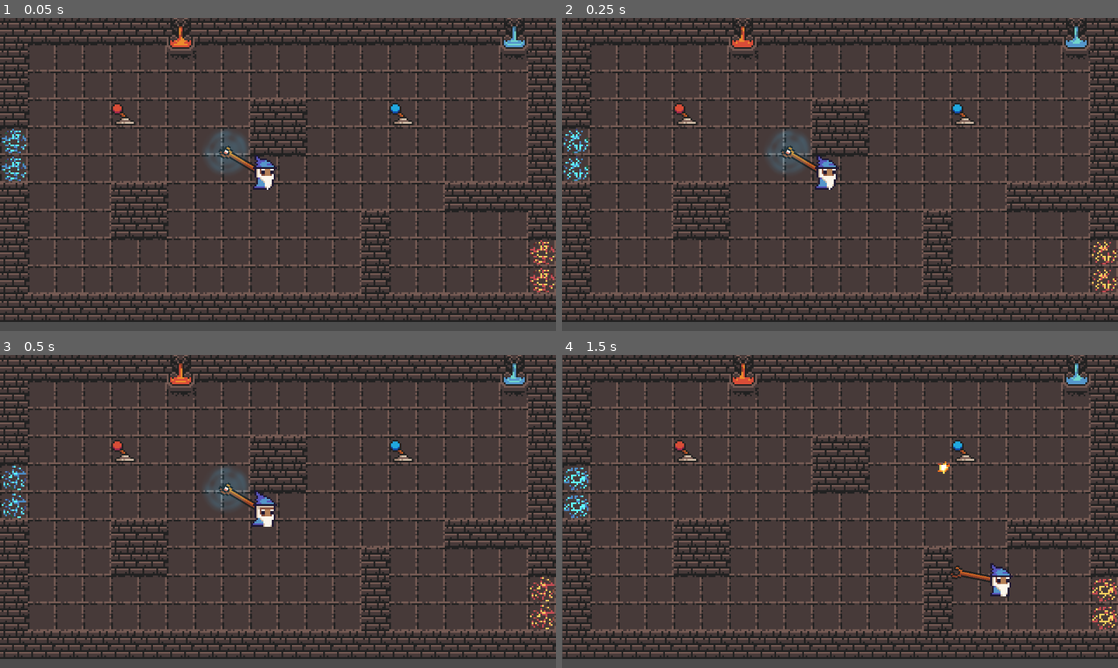
Above: before the commit, frames 1-4 (two rows, left to right).
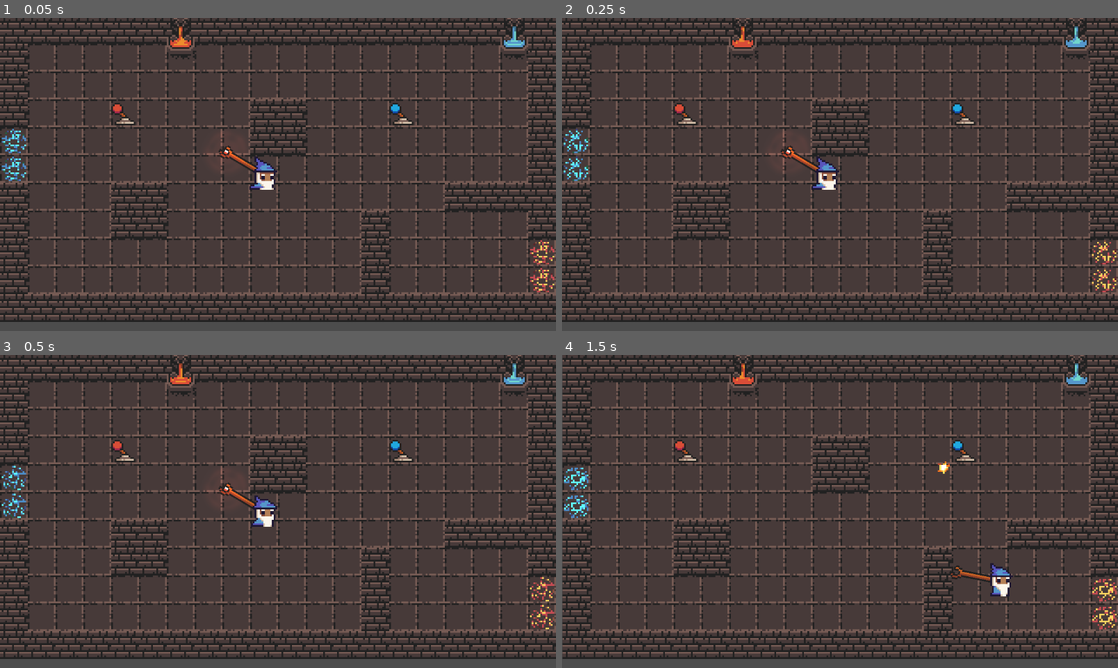
Above: after the commit, the same moments.

Repository: dsaltares/gmtk-2019
Game: Godot game, scene res://Playground_david.tscn
The game is run twice, just before and just after one commit, with the same random seed, the same clock (stepped at 60 frames per second) and the same inputs. This scene is started directly instead of the project's main scene.
Inputs (mouse positions are in pixels of both pictures, inside the frame that each line leads up to):
- Up to frame 1 (0.05 s): no input
- Up to frame 2 (0.25 s): no input
- Up to frame 3 (0.5 s): no input
- Up to frame 4 (1.5 s): move the mouse to (962, 495) at 0.52 s; hold Right (move_right) 0.53-1.28 s; click (962, 495) at 0.6 s; move the mouse to (728, 527) at 1.27 s; hold Down (move_down) from 1.28 s (still down); click (728, 527) at 1.35 s

The runs differ from the first frame. In frame 1, 0.7% of the frame differs, in the area x 36-50%, y 36-55%; in frame 2, 0.7%; in frame 3, 0.6%; in frame 4, nothing differs.

Commit message:
add player exited event in door

Diff:
--- a/game/Player.gd
+++ b/game/Player.gd
@@ -37,6 +37,7 @@
 	update_movement(delta)
 	update_weapon()
 	update_animation()
+	update_weapon_texture()
 
 
 func update_movement(delta):
--- a/game/Player.tscn
+++ b/game/Player.tscn
@@ -95,7 +95,7 @@
 position = Vector2( -0.184418, -5.16351 )
 frames = SubResource( 1 )
 animation = "idle"
-frame = 1
+frame = 3
 playing = true
 
 [node name="CollisionShape2D" type="CollisionShape2D" parent="."]
--- a/game/door/Door.gd
+++ b/game/door/Door.gd
@@ -5,6 +5,8 @@
 
 const red_spell = preload('res://door/red_spell.png')
 const blue_spell = preload('res://door/blue_spell.png')
+
+signal player_exited
 
 onready var shape = $CollisionShape2D
 
@@ -19,6 +21,8 @@
 	initial_mask = collision_mask
 	$Spell1/AnimationPlayer.play("idle")
 	$Spell2/AnimationPlayer.play("idle")
+
+	$Area2D.connect('body_entered', self, 'on_Area2D_body_entered')
 
 func set_open(value):
 	open = value
@@ -40,3 +44,7 @@
 
 	$Spell1/Sprite.texture = texture
 	$Spell2/Sprite.texture = texture
+
+func on_Area2D_body_entered(body):
+	if body.is_in_group('player'):
+		emit_signal('player_exited')
--- a/game/door/Door.tscn
+++ b/game/door/Door.tscn
@@ -64,6 +64,9 @@
 "values": [ 0, 1, 2, 3, 4, 5, 6, 7, 8, 9, 10, 11, 12, 13, 14 ]
 }
 
+[sub_resource type="RectangleShape2D" id=4]
+extents = Vector2( 3, 16 )
+
 [node name="Door" type="KinematicBody2D" groups=[
 "doors",
 ]]
@@ -82,7 +85,7 @@
 texture = ExtResource( 2 )
 vframes = 10
 hframes = 10
-frame = 11
+frame = 10
 
 [node name="AnimationPlayer" type="AnimationPlayer" parent="Spell1"]
 anims/idle = SubResource( 2 )
@@ -94,7 +97,13 @@
 texture = ExtResource( 2 )
 vframes = 10
 hframes = 10
-frame = 9
+frame = 7
 
 [node name="AnimationPlayer" type="AnimationPlayer" parent="Spell2"]
 anims/idle = SubResource( 3 )
+
+[node name="Area2D" type="Area2D" parent="."]
+
+[node name="CollisionShape2D" type="CollisionShape2D" parent="Area2D"]
+position = Vector2( 0, 8 )
+shape = SubResource( 4 )
Not shown: 1 places in game/door/Door.tscn that only renumber resources
